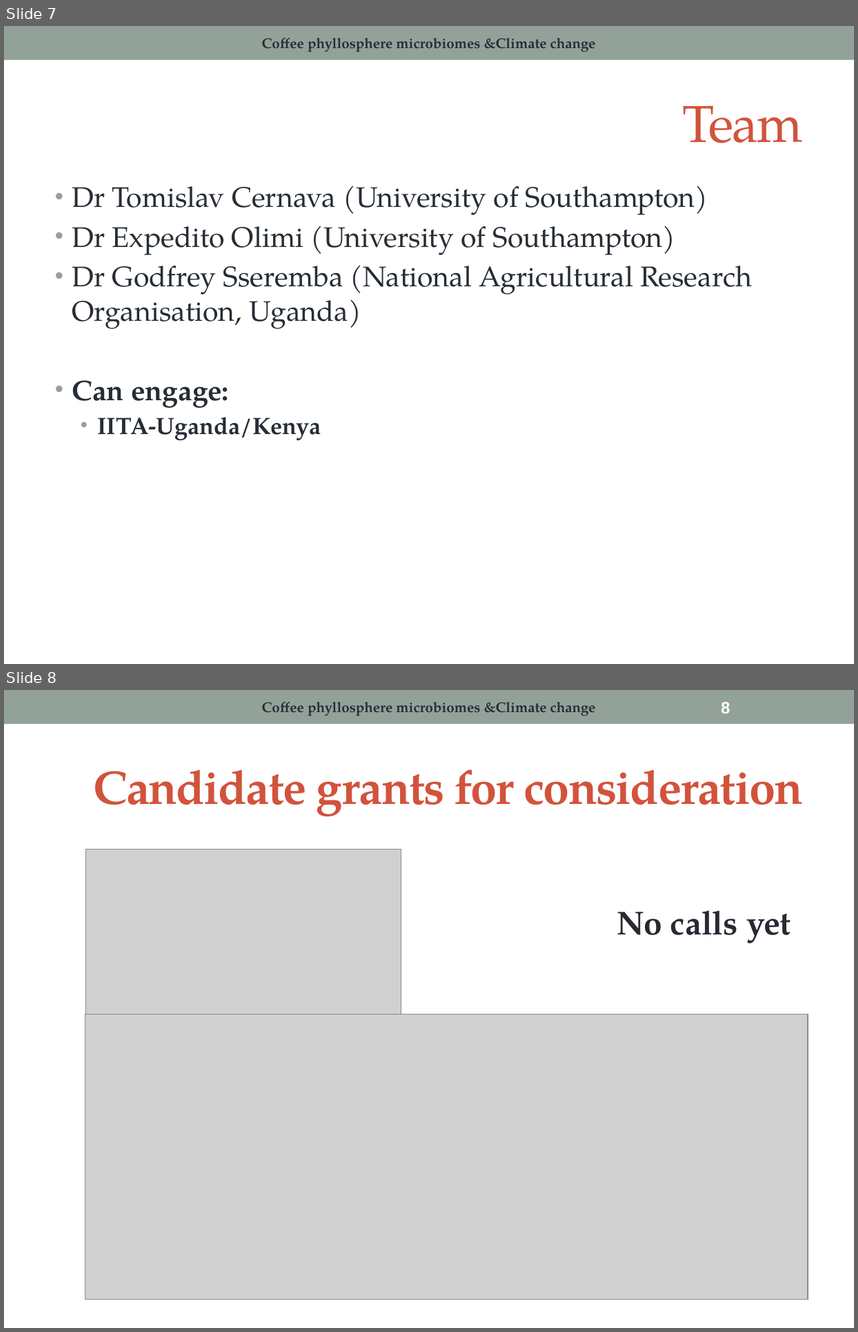
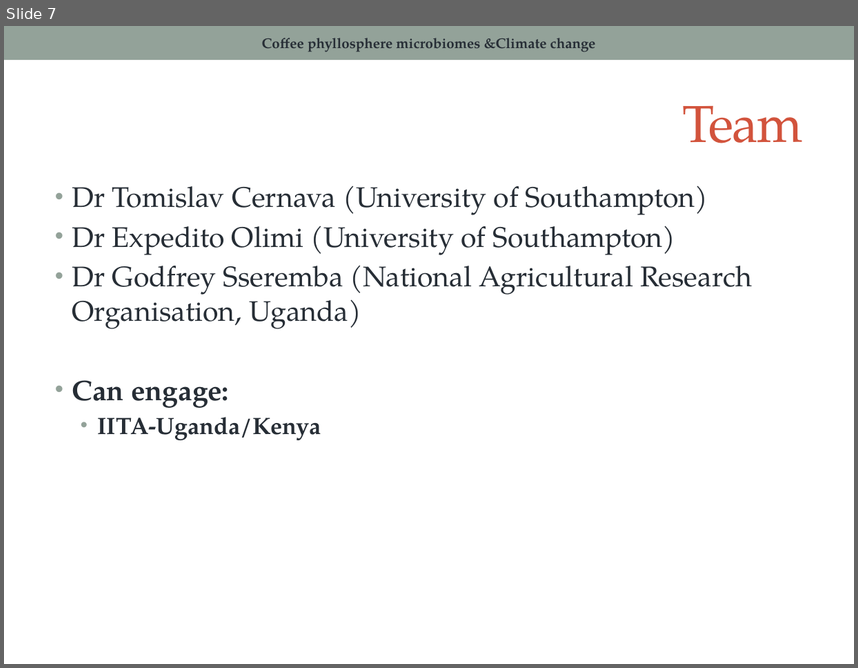
Before and after one commit to kaboyo/codes, a slide deck: ampliseq.pptx. Shown one above the other, each under a label of ours: slides 7 and 8 before the commit, slide 7 after it. The pictures are 858x1332 and 858x668 pixels, drawn with LibreOffice and Linux fonts; fonts in the diff are those of the drawing; grey boxes stand for pictures. Boxes give left, top, right and bottom in pixels: in the first picture for what was removed or moved away, otherwise in the second. Text is boxed around its words. In the diff, an @@ line names an element or a change of style, - is before the commit and + after.

```diff
--- a/ampliseq.pptx
+++ b/ampliseq.pptx
@@ slide 8 removed at bbox=[4, 690, 854, 1328], background #FFFFFF; not listed: 1 template element that a slide beside it also shows @@
@@ text removed at bbox=[262, 702, 596, 716] @@
-Coffee phyllosphere microbiomes &Climate change
@@ page number removed at bbox=[721, 702, 730, 713] @@
-8
@@ title removed at bbox=[93, 769, 803, 816] @@
-Candidate grants for consideration
@@ picture removed at bbox=[85, 849, 401, 1043] @@
@@ text removed at bbox=[617, 910, 791, 943] @@
-No calls yet
@@ picture removed at bbox=[85, 1014, 808, 1299] @@
```
Also in this commit, not shown: 1 slide changed, 10 other files.
